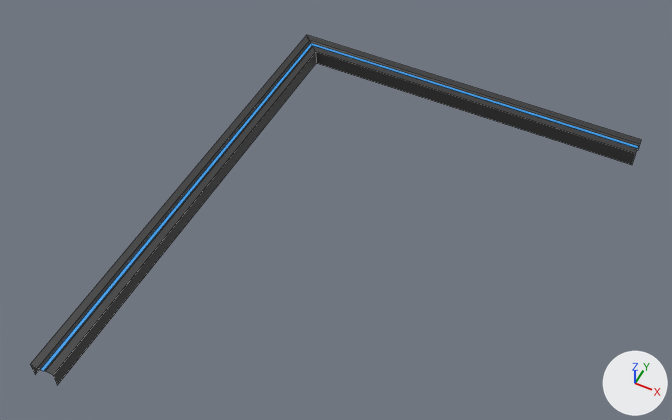
Two versions of the FBX model Assets/Models/PowerCables/0011.fbx, one commit apart.
Before and after are seen from a 50 mm camera at (1.078, -1.703, 1.813) aimed at (0.385, -0.317, 0.081). The axes (+X, +Y, +Z) are drawn at lower right. The lights are the same throughout. Mesh edges are drawn as thin lines. Where no turn or scale is listed for an object, it has been applied to the vertices.

Before the edit, the objects in view are built like this:
```python
me_plane_106 = bpy.data.meshes.new('Plane.106')
me_plane_106.from_pydata(...)  # 24 vertices, 14 faces; spans x -0.031..1.0, y -1.0..0.316, z 0.0..0.043
# faces by material slot: [12, 2]
me_plane_106.materials.append(mat_cable)  # black #363636
me_plane_106.materials.append(mat_cablepower)  # blue #369ce9
ob_0011 = bpy.data.objects.new('0011', me_plane_106)
ob_0011.location = (0.0, 0.0, 0.0)
```
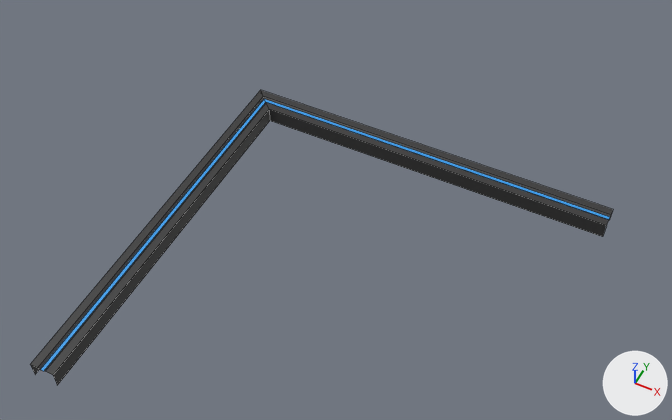
Boxes [x1, y1, x2, y2] around the edits, measured in the pictures (672 x 420 px):
'0011', reshaped (16% shorter)
    before: [31, 35, 641, 385]
    after: [31, 90, 613, 385]

The edits, one by one:
me_plane_106 has 24 vertices, 14 faces and spans x -0.031..1.0, y -1.0..0.316, z 0.0..0.043.
me_plane_106 is used by ob_0011; location (0.0, 0.0, 0.0).
me_plane_106 part 1: all 16 vertices in x -0.031..1.0, y 0.255..0.316, z 0.0..0.043 are moved by (0.0, -0.286, 0.0).
